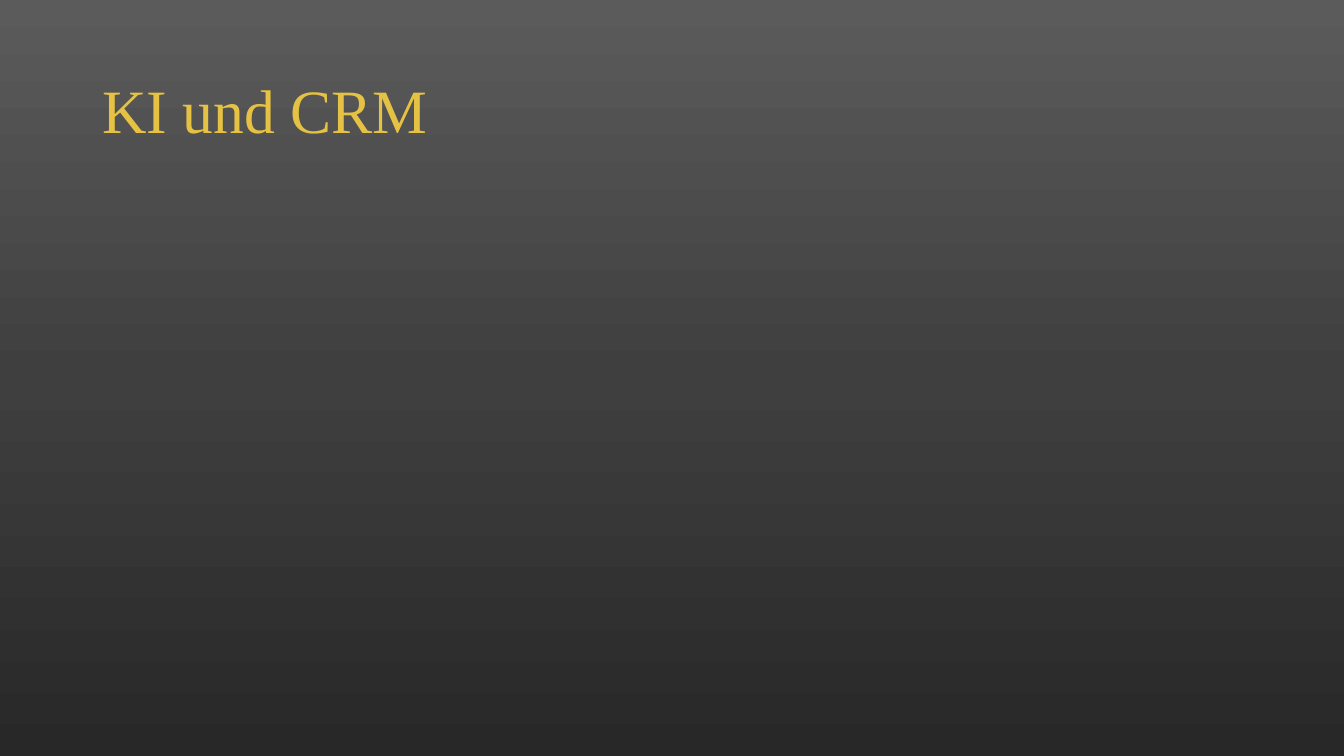
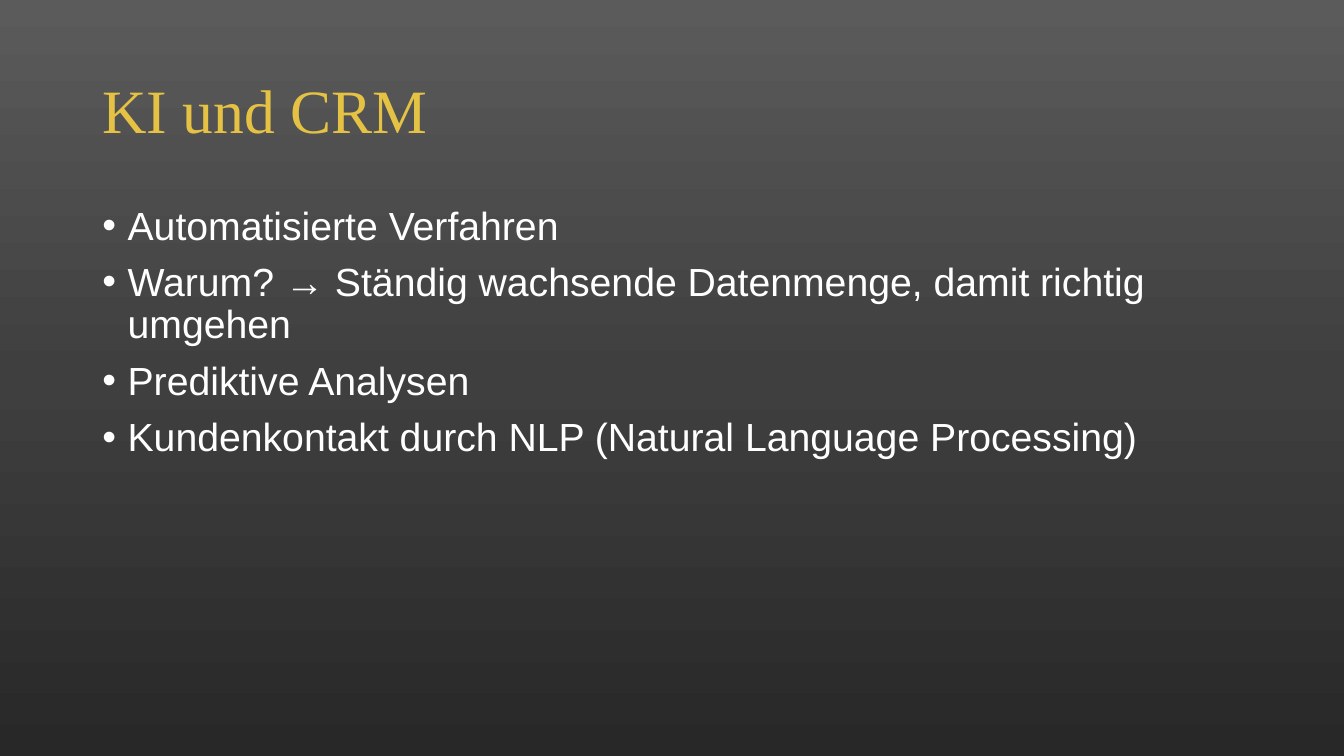
Before and after one commit to alicapr/CRM, a slide deck: slide 16 of CRM.pptx. Drawn at 1344x756 pixels with LibreOffice and Linux fonts; fonts in the diff are those of the drawing. Boxes give left, top, right and bottom in pixels: in the first picture for what was removed or moved away, otherwise in the second. Text is boxed around its words. In the diff, an @@ line names an element or a change of style, - is before the commit and + after.

```diff
--- a/CRM.pptx
+++ b/CRM.pptx
@@ text added at <box>128,211,1144,459</box>, 28 pt, text #FFFFFF @@
+• Automatisierte Verfahren
+• Warum? → Ständig wachsende Datenmenge, damit richtig umgehen
+• Prediktive Analysen
+• Kundenkontakt durch NLP (Natural Language Processing)
```
Also in this commit, not shown: 2 other slides changed, 3 slides added.
